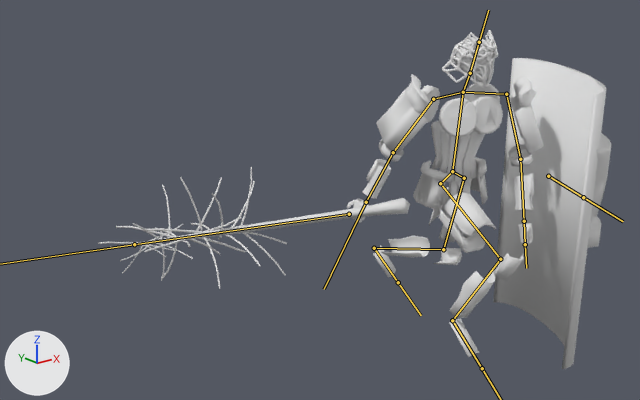
The FBX model Assets/Models/Ji/Earth Samurai.fbx, before and after one commit.
Both versions are drawn from a camera (50 mm lens) standing at (-80.2, -70.4, 53.0) and looking at (-7.9, 19.8, 16.8). Every picture has the same lights, and +X, +Y and +Z are marked at lower left. Both versions are drawn at frame 1 of the action 'Earth Rig|Sprint'; the numbers are the values there. The bones that bend it are drawn over the model as lines.

Objects in the first picture: 'Earth', 'Shield', 'Tree'.
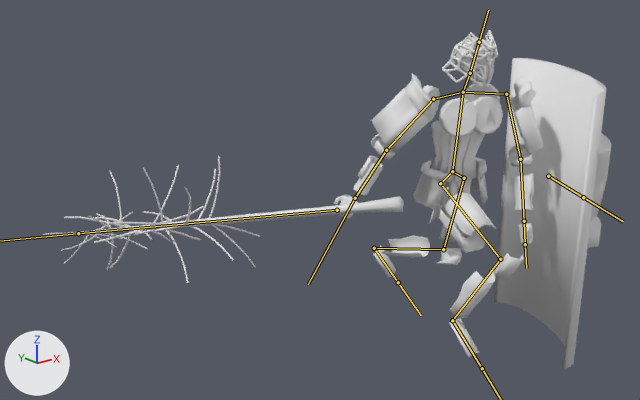
Edits to the scene script, one JSON object a line:
```json
{"block": "bone_bicep_r", "where": "bone_bicep_r = bpy.data.objects['Earth Rig'].pose.bones['Bicep.R']  # child of 'Shoulder.R'"}
{"op": "set", "path": "bone_bicep_r.rotation_quaternion", "old": "(0.96, 0.027, 0.169, -0.221)", "new": "(0.967, 0.062, 0.071, -0.235)", "note": "degrees (-1, 20, -26) -> degrees (5, 10, -27)"}
```

Location of each change, (x1, y1, x2, y2) in pixels of the pictures (640 x 400 px):
```json
{"object": "Earth", "change": "posed", "before": [347, 30, 544, 357], "after": [334, 30, 544, 357], "on screen": "7% wider"}
{"object": "Tree", "change": "posed", "before": [98, 167, 410, 289], "after": [42, 156, 404, 283], "on screen": "16% wider"}
{"bone": "Bicep.R", "before": "(433, 99) to (393, 152)", "after": "(433, 99) to (386, 150)"}
```
